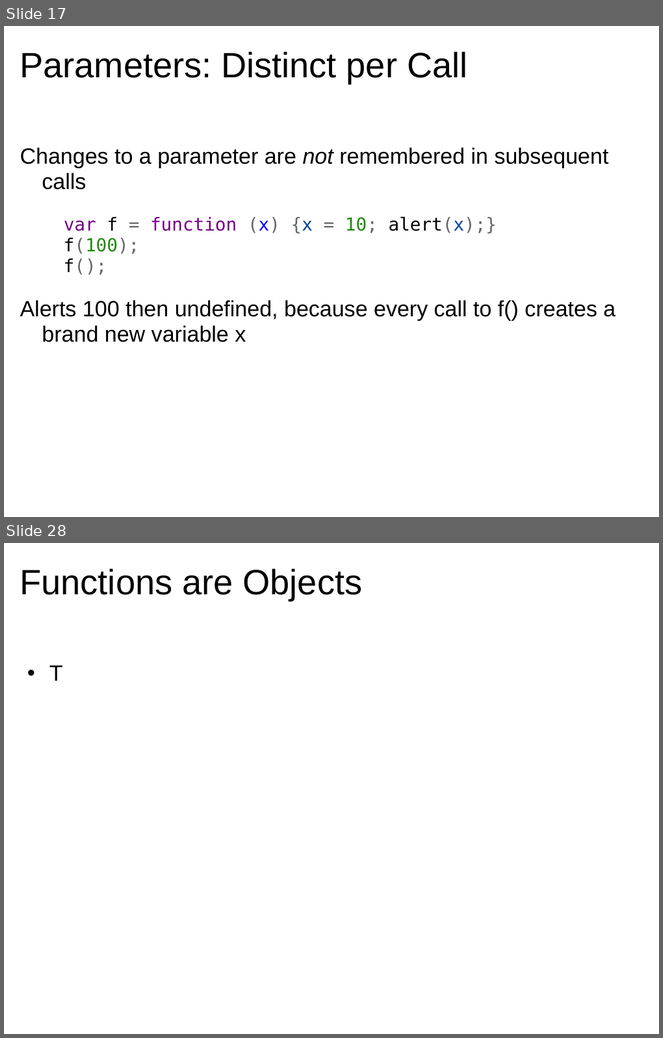
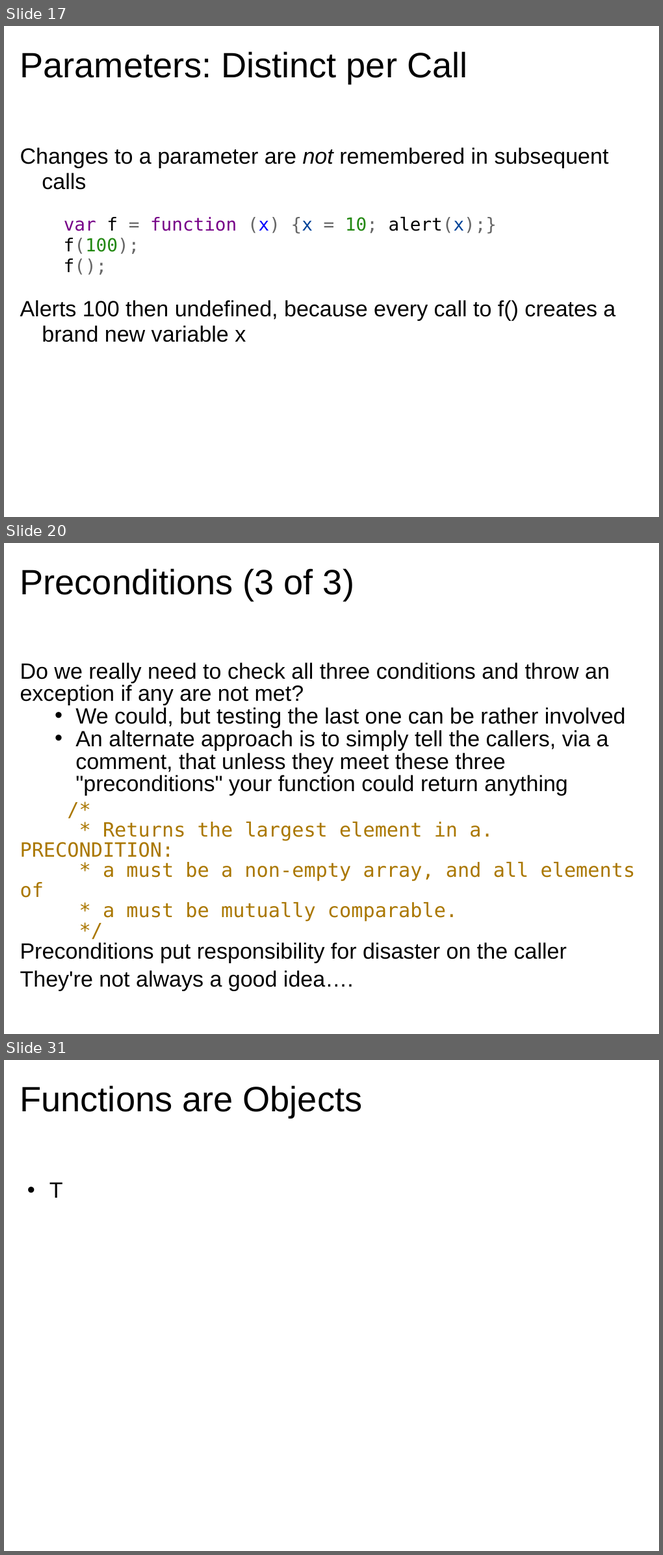
Before and after one commit to dondi/javascript-book, a slide deck: presentations/Chapter_5_Presentation.ppt. Shown one above the other, each under a label of ours: slides 17 and 28 before the commit, slides 17, 20 and 31 after it; the slides between them are not shown. The pictures are 663x1038 and 663x1555 pixels, drawn with LibreOffice and Linux fonts; fonts in the diff are those of the drawing; background and template pictures are left out. Boxes give left, top, right and bottom in pixels: in the first picture for what was removed or moved away, otherwise in the second. Text is boxed around its words. In the diff, an @@ line names an element or a change of style, - is before the commit and + after.

```diff
--- a/presentations/Chapter_5_Presentation.ppt
+++ b/presentations/Chapter_5_Presentation.ppt
@@ slide 20 added at (x1=4, y1=543, x2=659, y2=1034), background picture (left out) @@
@@ title added at (x1=20, y1=568, x2=354, y2=601), 43 pt, text #000000 @@
+Preconditions (3 of 3)
@@ text added at (x1=20, y1=663, x2=636, y2=991), 27 pt, text #000000 @@
+  Do we really need to check all three conditions and throw an exception if any are not met?
+  • We could, but testing the last one can be rather involved
+  • An alternate approach is to simply tell the callers, via a comment, that unless they meet these three "preconditions" your function could return anything
+  /*
+  * Returns the largest element in a. PRECONDITION:
+  * a must be a non-empty array, and all elements of
+  * a must be mutually comparable.
+  */
+  Preconditions put responsibility for disaster on the caller
+  They're not always a good idea….
@@ what was slide 28 is now slide 31 @@
```
Also in this commit, not shown: 8 slides changed, 4 other slides added, 2 slides removed.
